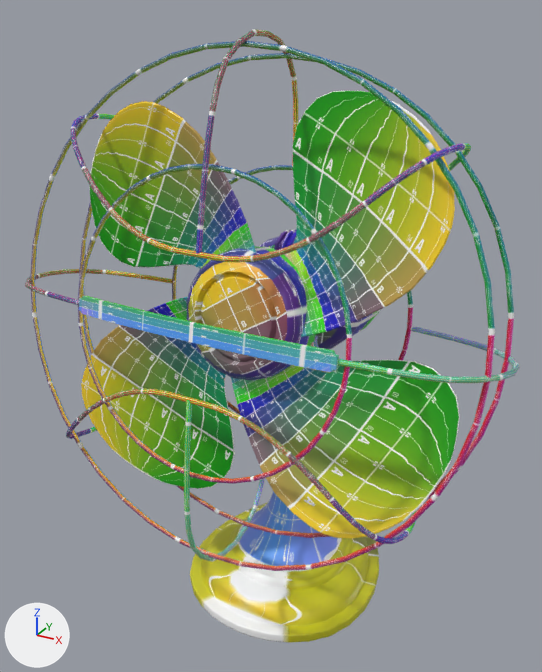
The glTF model vintageDeskFan/glTF/vintageDeskFan.gltf, before and after one commit.
Camera for both pictures: a 50 mm lens placed at (29.7, -57.1, 56.0), pointed at (-1.6, -0.1, 27.5). The axes (+X, +Y, +Z) are drawn at lower left. The lights are the same throughout. Both versions are drawn at frame 27 of the action 'startFan'; the numbers are the values there.

Names of what the first picture shows: 'fanBase', 'fanBlade1', 'fanBlade2', 'fanBlade3', 'fanBlade4', 'fanHub', 'namePlate', 'wire1', 'wire2', 'wire3', 'wire6', 'wire7'.
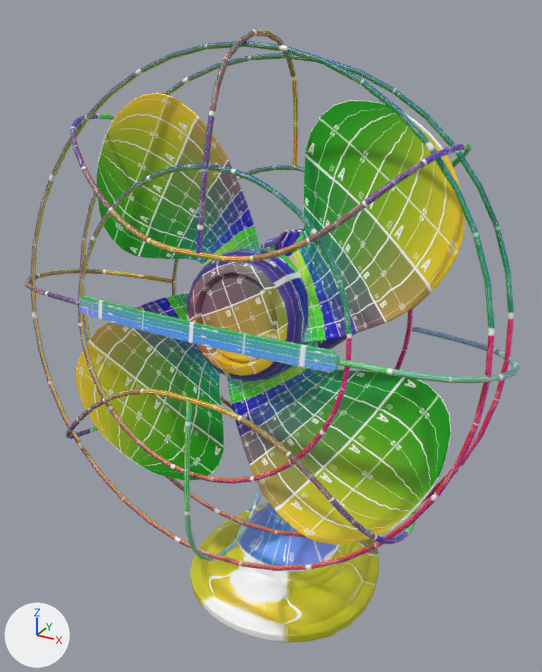
ob_fananimationnode is not drawn itself; it is the parent of ob_fanblade1, ob_fanblade2, ob_fanblade3, ob_fanblade4, ob_fanhub.

What differs and where, as boxes (x1, y1, x2, y2) in the pictures (542 x 672 px):
'fanBlade3', moved, turned
    before: (231, 342, 460, 539)
    after: (97, 93, 261, 266)
'fanBlade1', moved, turned
    before: (90, 101, 256, 269)
    after: (227, 366, 451, 545)
'fanBlade2', moved, turned
    before: (81, 297, 235, 489)
    after: (288, 100, 465, 344)
'fanBlade4', moved, turned
    before: (284, 91, 455, 337)
    after: (76, 293, 225, 481)
'fanHub', moved, turned
    before: (186, 246, 316, 381)
    after: (187, 247, 313, 381)

Diff of the bpy script that builds the scene:
```diff
--- a/vintageDeskFan/glTF/vintageDeskFan.gltf.py
+++ b/vintageDeskFan/glTF/vintageDeskFan.gltf.py
@@ ob_fananimationnode @@
 ob_fananimationnode.parent = ob_fanhead
-ob_fananimationnode.location = (14.6, 1.99, 7.57)
-ob_fananimationnode.rotation_euler = (0.0, -0.572, 0.0)  # degrees (0, -33, 0)
+ob_fananimationnode.location = (-12.65, 1.99, 53.98)
+ob_fananimationnode.rotation_euler = (0.0, 2.652, 0.0)  # degrees (0, 152, 0)
```
